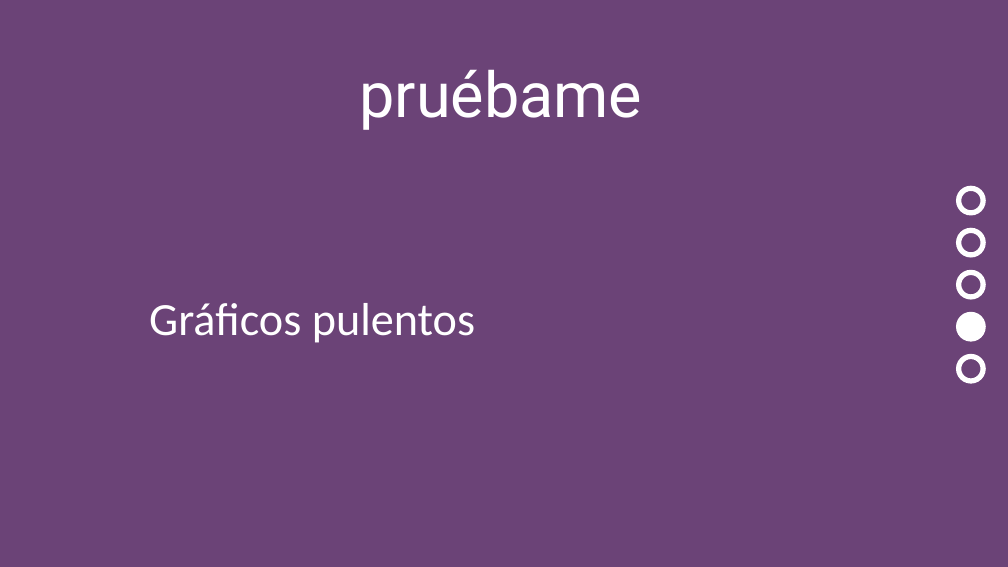
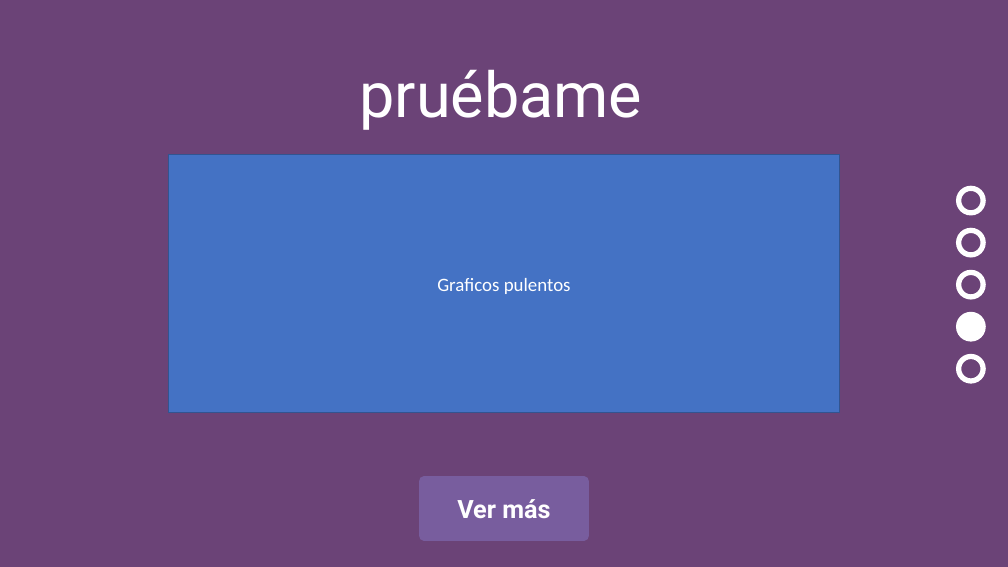
Before and after one commit to matiomm/queueAnalytics, a slide deck: slide 11 of diseño/Queue.pptx (slide 14 before the commit). Drawn at 1008x567 pixels with LibreOffice and Linux fonts; fonts in the diff are those of the drawing. Boxes give left, top, right and bottom in pixels: in the first picture for what was removed or moved away, otherwise in the second. Text is boxed around its words. In the diff, an @@ line names an element or a change of style, - is before the commit and + after.

```diff
--- a/diseño/Queue.pptx
+++ b/diseño/Queue.pptx
@@ rectangle added at (169, 155, 839, 413), fill #4472C4, outline #325491 1 pt, 18 pt, text #FFFFFF @@
+Graficos pulentos
@@ text removed at (149, 303, 475, 343) @@
-Gráficos pulentos
@@ rectangle added at (424, 482, 585, 535), fill #785D9E, outline #785D9E 10 pt, 24 pt, text #FFFFFF, bold @@
+Ver más
```
Also in this commit, not shown: 3 slides added, 1 slide removed, 3 other files.
